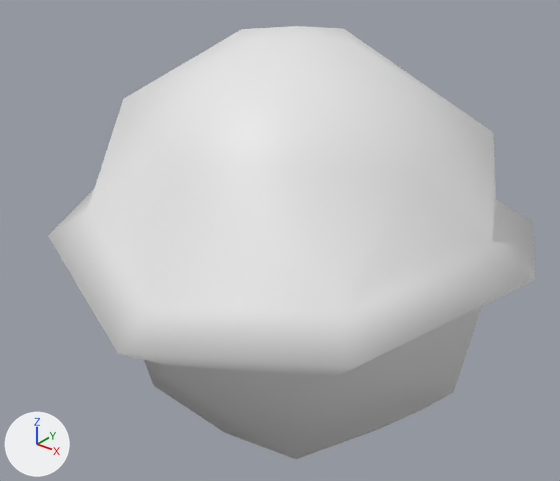
What one commit did to the FBX model Assets/Models/blue_shell/blue_shell.fbx.
Before and after are seen from a 50 mm camera at (9.86, -12.92, 8.04) aimed at (-0.5, 0.02, 0.02). Arrows for +X, +Y and +Z are at lower left; the lights stay in place. Materials are left out; every surface is plain grey.

The first picture shows 'mario_shell'.
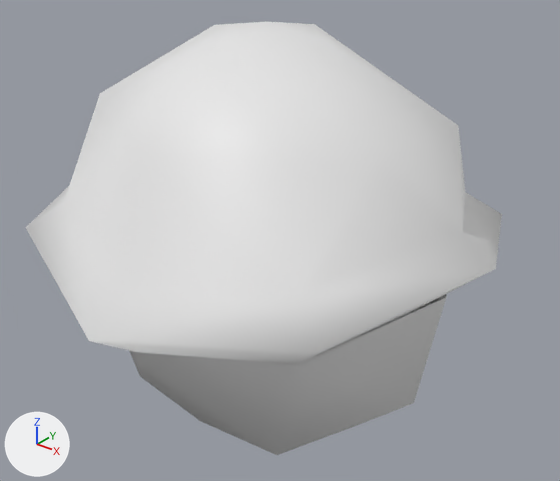
The newer file is also turned or shifted as a whole; pictures and numbers use the older file's frame.

What changed in the scene script:
```text
Change me_mario_shell:
    used by ob_mario_shell; location = (0.0, 0.0, 0.0); rotation_euler = (-1.571, 0.0, 0.0), in degrees (-90, 0, 0)
    remove me_mario_shell.from_pydata(...)  # 48 vertices, 82 faces; spans x -5.76..5.59, y -5.03..5.06, z -5.33..5.47
    add me_mario_shell.from_pydata(...)  # 48 vertices, 82 faces; spans x -5.29..6.06, y -6.0..4.1, z -5.4..5.4
    me_mario_shell part 1: the loose piece of 28 vertices spanning x -5.76..5.59, y -5.03..4.28, z -5.33..5.47 is moved by (0.47, -0.96, -0.07)
    me_mario_shell part 2: the loose piece of 20 vertices spanning x -4.81..4.64, y -0.12..5.06, z -4.22..4.36 is rebuilt with 20 vertices and now spans x -4.34..5.11, y -1.08..4.1, z -4.29..4.29
Change ob_mario_shell:
    ob_mario_shell.location: (0.0, 0.0, 0.0) -> (-0.45, 0.0, -0.95)
    ob_mario_shell.rotation_euler: (-1.571, 0.0, 0.0) -> (1.571, 0.0, 0.0)  # degrees (-90, 0, 0) -> degrees (90, 0, 0)
    ob_mario_shell.scale: (1.0, 1.0, 1.0) -> (-1.0, -1.0, -1.0)
```

Pixel boxes (x1, y1, x2, y2) of what changed, in the pictures (560 x 481 px; the box of a moved part takes in the faces that stretch with it):
'mario_shell', reshaped, moved, turned, rescaled
    before: (48, 26, 535, 459)
    after: (26, 22, 502, 455)
part 1 of me_mario_shell, moved or reshaped
    before: (48, 26, 535, 373)
    after: (26, 22, 502, 365)
part 2 of me_mario_shell, rebuilt
    before: (144, 306, 482, 459)
    after: (129, 294, 447, 455)
